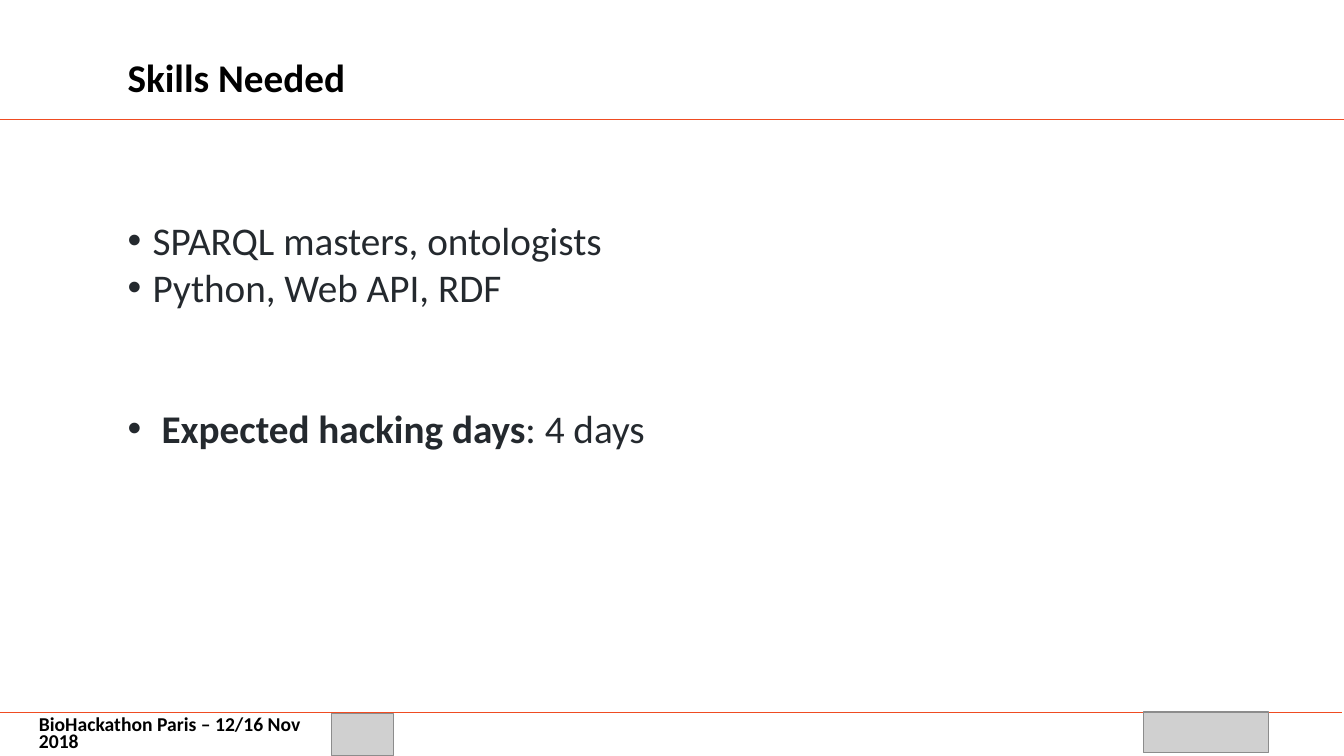
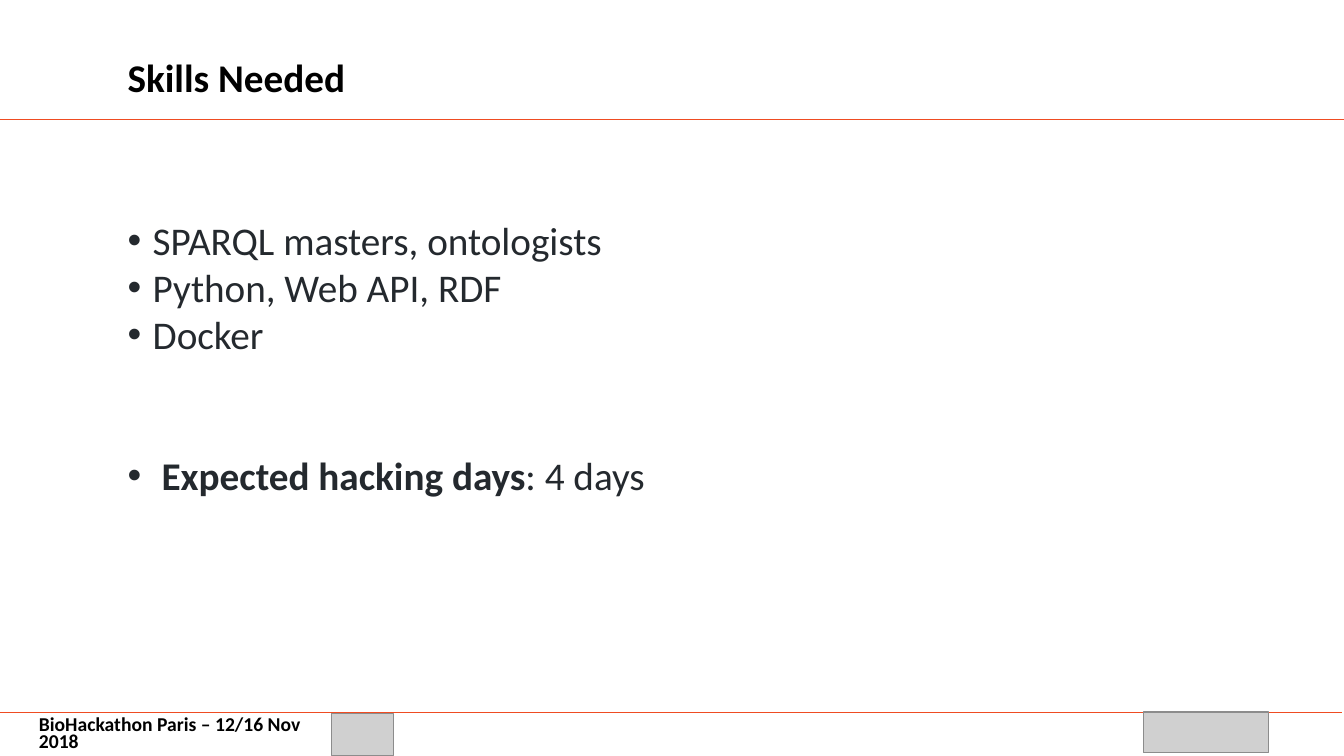
Before and after one commit to elixir-europe/BioHackathon, a slide deck: slide 7 of interoperability/Development of a catalog of federated SPARQL queries in the field of Rare Diseases/BH_Orphanet_SPARQL.pptx. Drawn at 1344x756 pixels with LibreOffice and Linux fonts; fonts in the diff are those of the drawing; grey boxes stand for pictures; background and template pictures are left out. Boxes give left, top, right and bottom in pixels: in the first picture for what was removed or moved away, otherwise in the second. Text is boxed around its words. In the diff, an @@ line names an element or a change of style, - is before the commit and + after.

```diff
--- a/interoperability/Development of a catalog of federated SPARQL queries in the field of Rare Diseases/BH_Orphanet_SPARQL.pptx
+++ b/interoperability/Development of a catalog of federated SPARQL queries in the field of Rare Diseases/BH_Orphanet_SPARQL.pptx
@@ text at [153, 321, 264, 350]: paragraph added @@
+• Docker
```
Also in this commit, not shown: 2 other slides changed.
